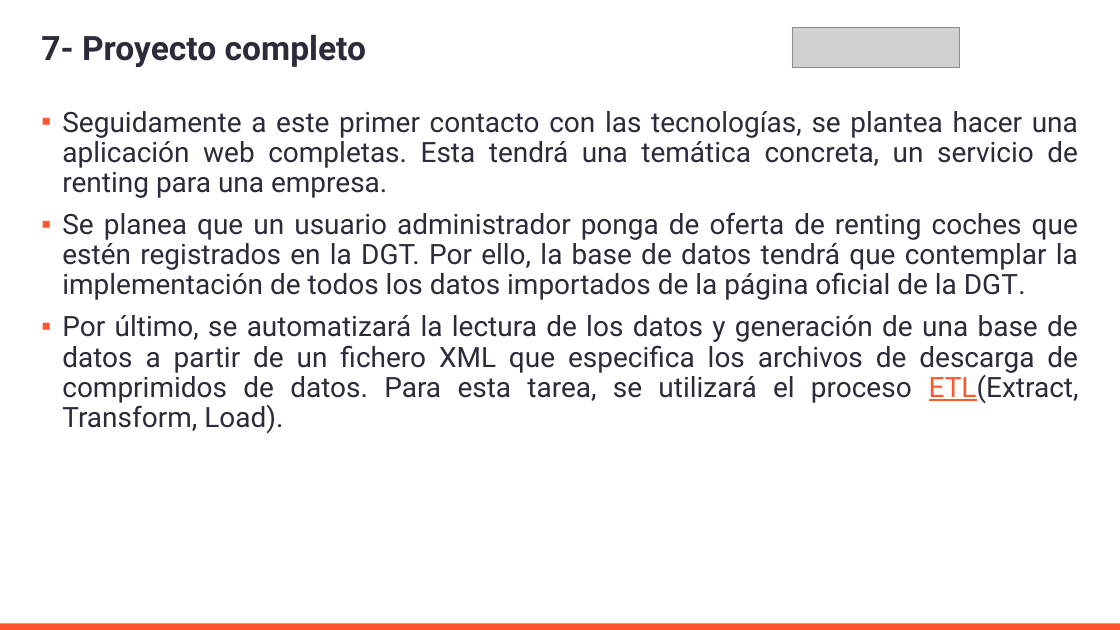
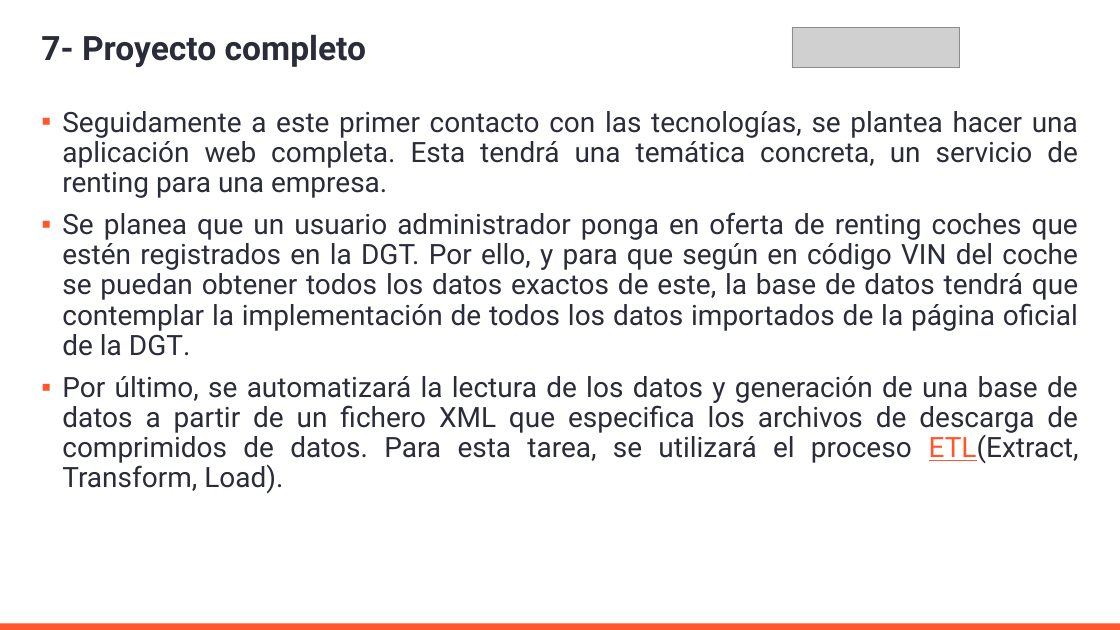
Before and after one commit to AleMedinaGarc/DotnetAPI-Practice, a slide deck: slide 13 of IniciacionDePracticasExternas.pptx. Drawn at 1120x630 pixels with LibreOffice and Linux fonts; fonts in the diff are those of the drawing; grey boxes stand for pictures; background and template pictures are left out. Boxes give left, top, right and bottom in pixels: in the first picture for what was removed or moved away, otherwise in the second. Text is boxed around its words. In the diff, an @@ line names an element or a change of style, - is before the commit and + after.

```diff
--- a/IniciacionDePracticasExternas.pptx
+++ b/IniciacionDePracticasExternas.pptx
@@ text at [62, 111, 1078, 356]: text changed @@
-▪ Seguidamente a este primer contacto con las tecnologías, se plantea hacer una aplicación web completas. Esta tendrá una temática concreta, un servicio de renting para una empresa.
-▪ Se planea que un usuario administrador ponga de oferta de renting coches que estén registrados en la DGT. Por ello, la base de datos tendrá que contemplar la implementación de todos los datos importados de la página oficial de la DGT.
+▪ Seguidamente a este primer contacto con las tecnologías, se plantea hacer una aplicación web completa. Esta tendrá una temática concreta, un servicio de renting para una empresa.
+▪ Se planea que un usuario administrador ponga en oferta de renting coches que estén registrados en la DGT. Por ello, y para que según en código VIN del coche se puedan obtener todos los datos exactos de este, la base de datos tendrá que contemplar la implementación de todos los datos importados de la página oficial de la DGT.
```
Also in this commit, not shown: 5 other slides changed, 1 other file.
